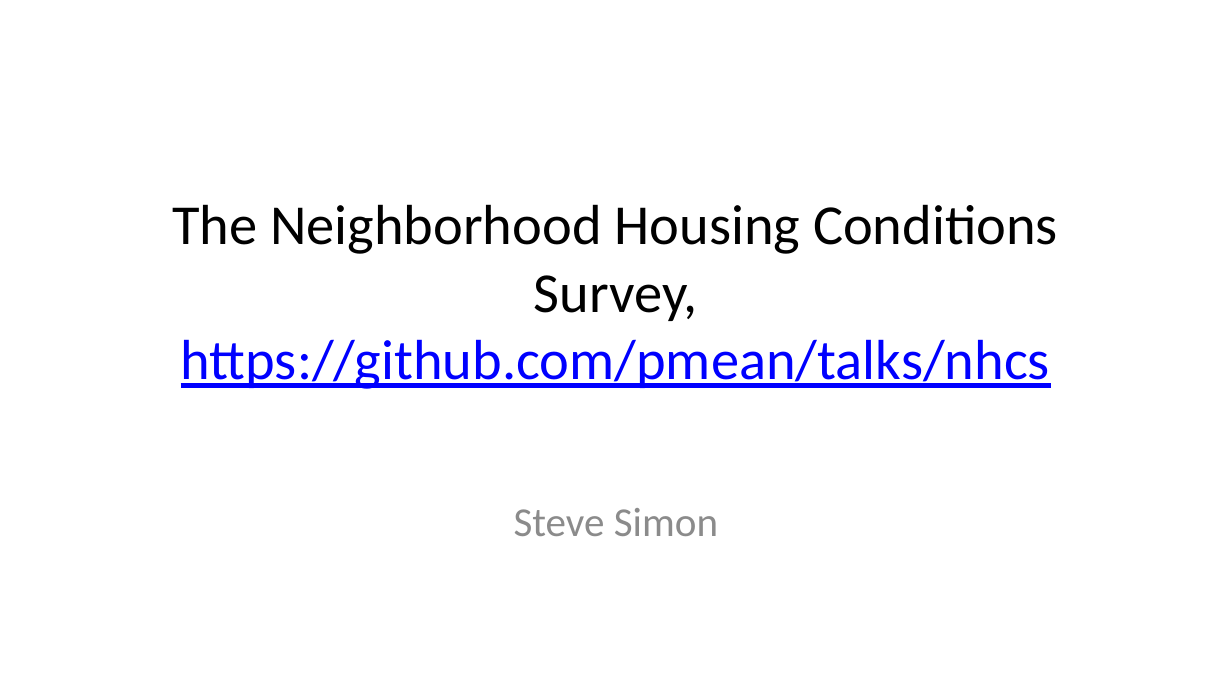
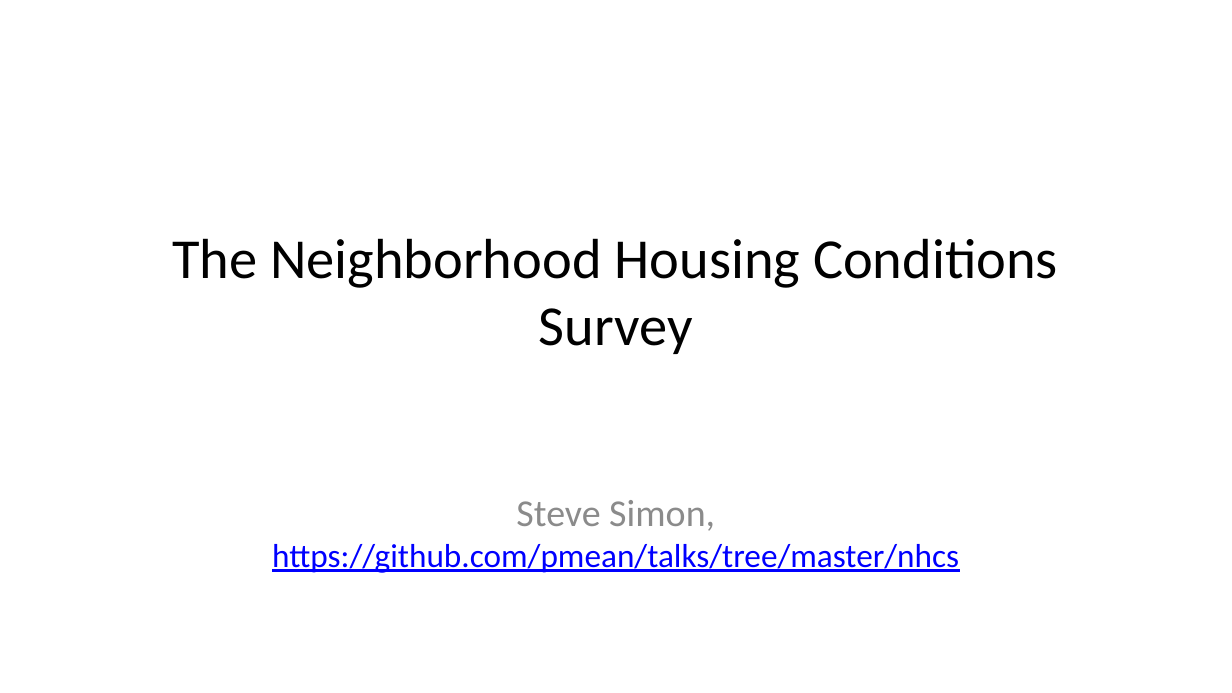
Before and after one commit to pmean/talks, a slide deck: slide 1 of nhcs/seattle-talk.pptx. Drawn at 1232x693 pixels with LibreOffice and Linux fonts; fonts in the diff are those of the drawing. Boxes give left, top, right and bottom in pixels: in the first picture for what was removed or moved away, otherwise in the second. Text is boxed around its words. In the diff, an @@ line names an element or a change of style, - is before the commit and + after.

Commit message:
Minor edit to seattle-talk under nhcs

```diff
--- a/nhcs/seattle-talk.pptx
+++ b/nhcs/seattle-talk.pptx
@@ title at <box>172,238,1058,354</box>: text changed @@
-The Neighborhood Housing Conditions Survey, https://github.com/pmean/talks/nhcs
+The Neighborhood Housing Conditions Survey
@@ subtitle at <box>272,500,959,573</box>: text changed; size 32 to 25.9 pt; text colour #8C8C8C to #0000FF @@
-Steve Simon
+Steve Simon, https://github.com/pmean/talks/tree/master/nhcs
```
Also in this commit, not shown: 2 other slides changed, 1 other file.
